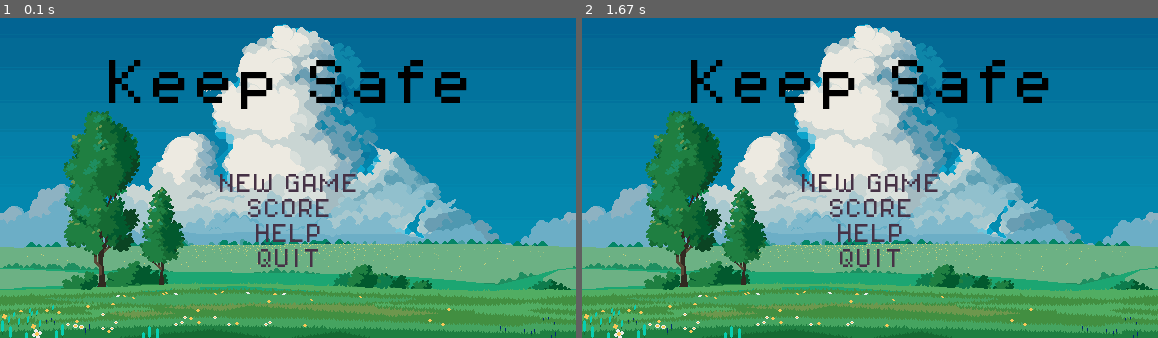
Above: before the commit, frames 1-2 (left to right).
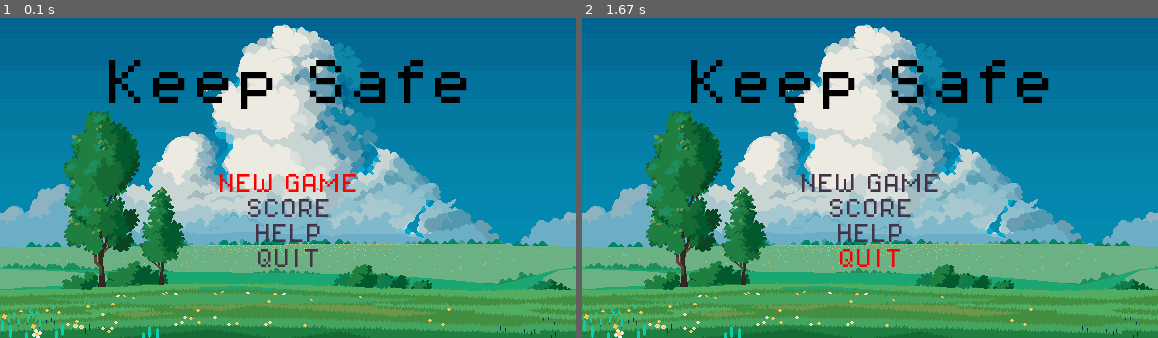
Above: after the commit, the same moments.

Repository: RyanMartinsOne/pygame
Game: pygame game, started from main.py
Same seed, same stepped clock (60 frames per second), same inputs: the game is played once before the commit and once after it.
Inputs:
- Up to frame 1 (0.1 s): no input
- Up to frame 2 (1.67 s): hold Up 0.33-0.8 s; hold Down 0.83-1.13 s; tap Enter at 1.17 s; hold Up from 1.5 s (still down)

The runs differ from the first frame. In frame 1, 0.5% of the frame differs, in the area x 38-62%, y 48-55%; in frame 2, 0.2%.

Commit message:
feat(menu): Switchable options on menu

Diff:
--- a/code/Const.py
+++ b/code/Const.py
@@ -2,6 +2,7 @@
 COLOR_BLACK = (0,0,0)
 COLOR_GRAY = (70,50,70)
 COLOR_WHITE = (255,255,255)
+COLOR_RED = (255,0,0)
 
 # M
 MENU_OPTIONS = (
--- a/code/Game.py
+++ b/code/Game.py
@@ -12,7 +12,18 @@
         print("Setup end")
 
     def run(self):
+        menu = Menu(self.window)
+
         while True:
-            menu = Menu(self.window)
-            menu.run()
-            pass
+            menu_return = menu.run()
+
+            match menu_return:
+                case 'NEW GAME':
+                    print("Iniciando novo jogo...")
+                case 'SCORE':
+                    print("Exibindo pontuações...")
+                case 'HELP':
+                    print("Exibindo ajuda...")
+                case 'QUIT':
+                    pygame.quit()
+                    quit()
--- a/code/Menu.py
+++ b/code/Menu.py
@@ -2,7 +2,7 @@
 from pygame import Surface, Rect
 from pygame.font import Font
 
-from code.Const import WINDOW_WIDTH, COLOR_BLACK, MENU_OPTIONS, COLOR_GRAY
+from code.Const import WINDOW_WIDTH, COLOR_BLACK, MENU_OPTIONS, COLOR_GRAY, COLOR_RED
 
 
 class Menu:
@@ -11,11 +11,14 @@
         self.surf = pygame.image.load("assets/background/orig.png")
         self.rect = self.surf.get_rect(left=0, top=0)
 
-    def run(self):
         pygame.mixer.music.load("assets/sounds/music/time_for_adventure.mp3")
         pygame.mixer.music.play(-1)
 
+    def run(self):
+        menu_option = 0
+
         while True:
+            # Drawn Images
             self.window.blit(source=self.surf, dest=self.rect)
             self.menu_text(
                 "Keep Safe",
@@ -25,19 +28,40 @@
             )
 
             for i in range(len(MENU_OPTIONS)):
-                self.menu_text(
-                    MENU_OPTIONS[i],
-                    20,
-                    COLOR_GRAY,
-                    ((WINDOW_WIDTH / 2), 170 + 25 * i)
-                )
+                if i == menu_option:
+                    self.menu_text(
+                        MENU_OPTIONS[i],
+                        20,
+                        COLOR_RED,
+                        ((WINDOW_WIDTH / 2), 170 + 25 * i)
+                    )
+                else:
+                    self.menu_text(
+                        MENU_OPTIONS[i],
+                        20,
+                        COLOR_GRAY,
+                        ((WINDOW_WIDTH / 2), 170 + 25 * i)
+                    )
 
             pygame.display.flip()
 
+            # Check for events
             for event in pygame.event.get():
                 if event.type == pygame.QUIT:
                     pygame.quit()
                     quit()
+
+                if event.type == pygame.KEYDOWN:
+                    if event.key == pygame.K_DOWN:
+                        menu_option += 1
+                        if menu_option >= len(MENU_OPTIONS):
+                            menu_option = 0
+                    elif event.key == pygame.K_UP:
+                        menu_option -= 1
+                        if menu_option < 0:
+                            menu_option = len(MENU_OPTIONS) - 1
+                    elif event.key == pygame.K_RETURN:
+                        return MENU_OPTIONS[menu_option]
 
     def menu_text(self, text: str, text_size: int, text_color: tuple, text_center_position: tuple):
         text_font: Font = pygame.font.Font("assets/fonts/PixelOperator8.ttf", text_size)
